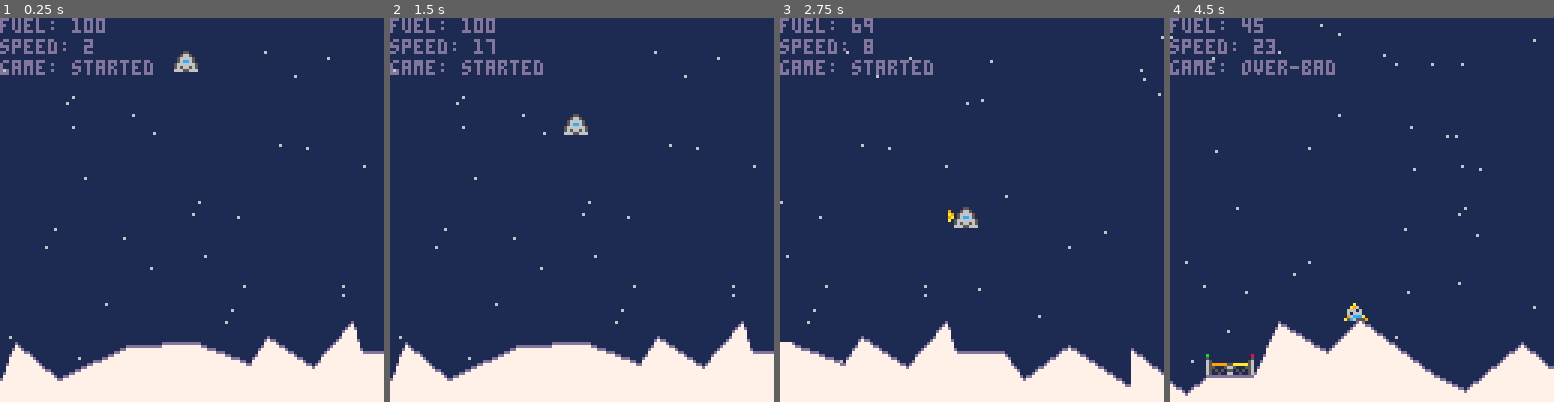
Above: before the commit, frames 1-4 (left to right).
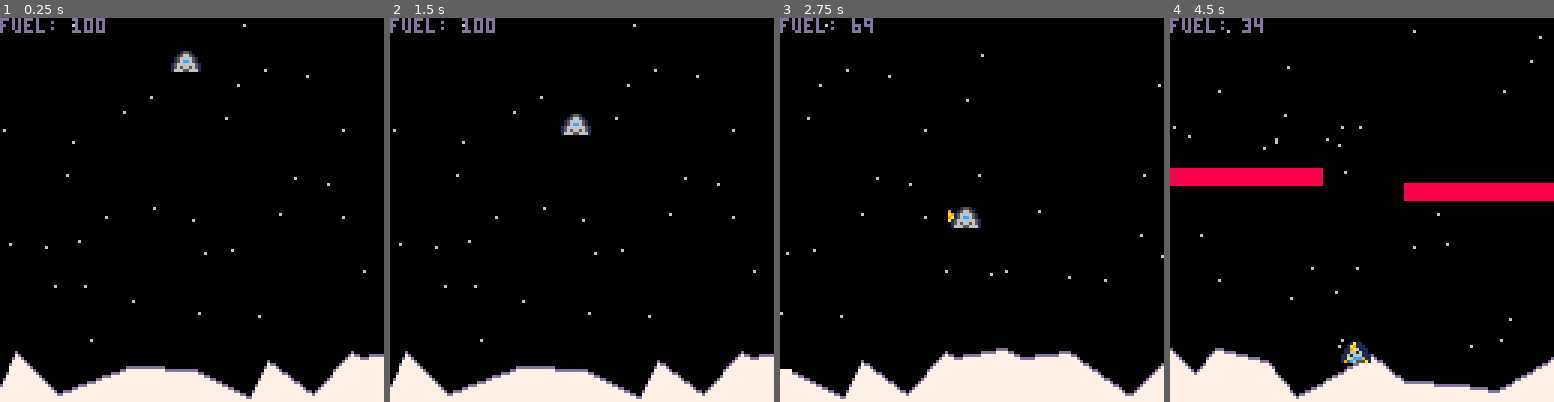
Above: after the commit, the same moments.

Repository: lewsid/moon-missions
Game: PICO-8 cartridge munlander.p8
Same seed, same stepped clock (60 frames per second), same inputs: the game is played once before the commit and once after it.
Inputs:
- Up to frame 1 (0.25 s): no input
- Up to frame 2 (1.5 s): no input
- Up to frame 3 (2.75 s): hold Right 1.6-2.1 s; hold Up 2.15-2.42 s; hold Right from 2.47 s (still down)
- Up to frame 4 (4.5 s): release Right at 3.03 s; hold Left 3.08-3.58 s; hold Right from 4.02 s (still down)

The runs differ from the first frame. In frame 1, 93% of the frame differs, in the area x 0-100%, y 0-100%; in frame 2, 93%; in frame 3, 92%; in frame 4, 94%.

Commit message:
uncontrolled iteration

Diff:
--- a/munlander.p8
+++ b/munlander.p8
@@ -1,11 +1,12 @@
 pico-8 cartridge // http://www.pico-8.com
 version 27
 __lua__
--- mun lander alpha.0.5
+-- mun lander alpha.0.6
 -- by lewsidboi, 2020
 
 --game parameters
 start_fuel=100
+base_ground=110
 frame=0
 seconds=0
 gravity=.02
@@ -13,25 +14,27 @@
 start_x=58
 start_y=10
 last_edge=0
+game=nil
 
 --tables
-game={}
 ship={}
 death_points={}
 ground_lines={}
 cam={}
 stars={}
 pad={}
+flag={sprite=2,drop_sprite=7}
+banner={good=11,bad=8,left=0,right=128}
 
 function _init()
-	gen_ship(start_x,start_y,0,.2)
- gen_pad()
- gen_ground()
- gen_stars()
+	init_ship(start_x,start_y,0,.2)
+ init_pad(128,80)
+ init_ground()
+ init_stars()
 end
 
 function _draw()
-	cls(1)
+	cls()
 
 	draw_pad()
 	draw_ground()
@@ -39,15 +42,7 @@
 
 	foreach(stars, draw_star)
 
-	print("fuel: "..ship.fuel,cam.x,0,13)
-	print("speed: "..ship.speed,cam.x,7,13)
- print("game: "..game,cam.x,14,13)
-
- --plant flag
-	--if(game=="over") then
-	-- spr(2,ship.x+8,ship.y)
-	--end
-
+ draw_ui()
 end
 
 function _update()
@@ -55,8 +50,8 @@
 	seconds=frame/30
 	frame=frame+1
 
- gen_ground()
- gen_stars()
+ init_ground()
+ init_stars()
 
 	ship.speed=flr((ship.dy*100)/5)
 
@@ -65,21 +60,21 @@
 	check_end()
 end
 -->8
---gens
-
-function gen_pad()
+--inits
+
+function init_pad(base_x,base_y)
 	pad=
 	{
 		sprite=8,
 		width=16,
 		height=16,
 		surface=12,
-		x=rnd(128)+128,
-		y=rnd(10)+100,
+		x=rnd(128)+base_x,
+		y=rnd(10)+base_y,
 	}
 end
 
-function gen_ship(start_x, start_y, start_dx, start_dy)
+function init_ship()
 	--up_sprite: 3 = off, 4 = on, 5 = on-alt
 	--left_sprite: 19 = off, 20 = on, 21 = on-alt
 	--right_sprite: 19 = off, 22 = on, 23 = on-alt
@@ -87,6 +82,7 @@
 	ship=
 	{
 		sprite=1,
+		drop_sprite=6,
 		x=start_x,
 		y=start_y,
 		dx=0,
@@ -108,20 +104,20 @@
 	return ship
 end
 
-function gen_ground()
+function init_ground()
 	distance=128
 	distance+=ship.x+128
 
 	while (last_edge<distance) do
 		new_edge=0
-		new_top=100+rnd(28)
+		new_top=base_ground+rnd(128-base_ground)
 
 		if(#ground_lines>0) then
 			new_edge=last_edge+rnd(25)
 		end
 
 		--check for the pad
-		if(new_edge>=pad.x-5 and
+		if(new_edge>=pad.x-8 and
 		 new_edge<=pad.x+pad.width) then
 	 	new_edge=pad.x
 	 	new_top=pad.y+pad.height
@@ -139,16 +135,16 @@
 	end
 end
 
-function gen_stars()
+function init_stars()
   screen=flr(cam.x/128)
   if(#stars<60*screen+1) then
   	for i=1,60 do
   	 --place stars up to one
   	 --screen away so we don't
   	 --see them spawn in
-				star = {
+				star={
 					x=rnd(screen+1*256)+screen*256,
-					y=rnd(115)
+					y=rnd(base_ground)
 				}
 		 	add(stars,star)
 			end
@@ -258,7 +254,7 @@
 function above_ground()
  if(ship.x<cam.x) then
   --ship is off screen
-  if(flr(ship.y)+ship.height>110) then
+  if(flr(ship.y)+ship.height>base_ground) then
   	return false
   end
  elseif(#death_points>1 and
@@ -293,6 +289,21 @@
 -->8
 --draws
 
+function draw_ui()
+	print("fuel: "..ship.fuel,cam.x,0,13)
+	--print("speed: "..ship.speed,cam.x,7,13)
+ --print("game: "..game,cam.x,14,13)
+
+	if(game=="over-good") then
+ 	draw_banner(banner.good,
+			"mission accomplished",25)
+	elseif(game=="over-bad" or
+		game=="over-okay") then
+		draw_banner(banner.bad,
+			"mission failed",35)
+	end
+end
+
 function draw_ship()
 	--ship crashed, burn
 	if(ship.alive==0) then
@@ -307,19 +318,27 @@
 	camera(cam.x)
 
 	--ship
-	spr(ship.sprite, ship.x, ship.y)
+	spr(ship.drop_sprite,ship.x+1,ship.y)
+	spr(ship.drop_sprite,ship.x-1,ship.y)
+	spr(ship.sprite,ship.x,ship.y)
 
 	--thrust
-	spr(ship.up_sprite, ship.x, ship.y + 8)
-	spr(ship.left_sprite, ship.x - 2, ship.y)
-	spr(ship.right_sprite, ship.x + 2, ship.y)
-
+	spr(ship.up_sprite,ship.x, ship.y + 8)
+	spr(ship.left_sprite,ship.x-2,ship.y)
+	spr(ship.right_sprite,ship.x+2,ship.y)
+
+	--raise flag
+	if(game=="over-good") then
+	 spr(flag.drop_sprite,ship.x+2,ship.y-7)
+	 spr(flag.drop_sprite,ship.x+4,ship.y-7)
+ 	spr(flag.sprite,ship.x+3,ship.y-7)
+ end
 end
 
 function draw_star(star)
 	--draw star if nothing else is there
-	if(pget(star.x, star.y) != 7) then
-		pset(star.x, star.y, 6)
+	if(pget(star.x,star.y)!=7) then
+		pset(star.x,star.y,6)
 	end
 end
 
@@ -327,27 +346,22 @@
 	for i=1,#ground_lines-1 do
 	 if(ground_lines[i+1].x>=flr(cam.x)-10
 	  and ground_lines[i+1].x<cam.x+256) then
-		 for j=0, 28 do
+		 --fill lines
+		 for j=0,base_ground-pad.y+1 do
 			 line(ground_lines[i].x,
 			  ground_lines[i].y+j,
 			  ground_lines[i+1].x,
 			  ground_lines[i+1].y+j,7)
 		 end
-	 	line(ground_lines[i].x,
-			 ground_lines[i].y,
-			 ground_lines[i+1].x,
-			 ground_lines[i+1].y, 7)
-		 line(ground_lines[i].x,
-			 ground_lines[i].y,
-			 ground_lines[i].x, 128, 7)
 	 end
 	end
 
-	--search for and store the visible tops
-	distance=ship.x + 128
+	--search for and store
+	--the visible tops
+	distance=ship.x+128
 	for x=flr(cam.x), distance do
-		for y=100,128 do
-			if(pget(x,y) == 7) then
+		for y=base_ground-pad.y,128 do
+			if(pget(x,y)==7) then
 				death_points[x]=y
 				break --stop at the top
 			end
@@ -355,7 +369,7 @@
 	end
 
 	--highlight the death line
-	for i=flr(cam.x), #death_points do
+	for i=flr(cam.x),#death_points do
 		pset(i,death_points[i],13)
 	end
 
@@ -372,20 +386,38 @@
  		2,2)
  end
 end
+
+function draw_banner(which,message,offset)
+ if(banner.left<128) then
+ 	banner.left+=10
+ end
+ if(banner.right>0) then
+ 	banner.right-=10
+ end
+	rectfill(cam.x,50,
+  cam.x+banner.left,55,which)
+ rectfill(cam.x+128,55,
+ 	cam.x+banner.right,60,which)
+
+	if(banner.left>=128) then
+		print(message,cam.x+offset+1,54,1)
+ 	print(message,cam.x+offset,53,7)
+	end
+end
 __gfx__
 00000000000000000000000000000000000aa000000aa00000000000000000000000000000000000000000000000000000000000000000000000000000000000
-0000000000055000000000000000000009a99a900a9aa9a000000000000000000000000000000000000000000000000000000000000000000000000000000000
-00700700005665000dc9ac0000000000009aa90000a99a0000000000000000000000000000000000000000000000000000000000000000000000000000000000
-00077000056666500d9aaac00000000000099000000aa00000000000000000000000000000000000000000000000000000000000000000000000000000000000
-00077000056cc6500dc9ac0000000000000000000000000000000000000000000000000000000000000000000000000000000000000000000000000000000000
-00700700566666650d00000000000000000000000000000000000000000000000000000000000000000000000000000000000000000000000000000000000000
-00000000565665650d00000000000000000000000000000000000000000000000000000000000000000000000000000000000000000000000000000000000000
-00000000666556660d00000000000000000000000000000000000000000000000000000000000000000000000000000000000000000000000000000000000000
+0000000000055000000000000000000009a99a900a9aa9a000011000000000000000000000000000000000000000000000000000000000000000000000000000
+00700700005665000dc9ac0000000000009aa90000a99a0000111100011111000000000000000000000000000000000000000000000000000000000000000000
+00077000056666500d9aaac00000000000099000000aa00001111110011111100000000000000000000000000000000000000000000000000000000000000000
+00077000056cc6500dc9ac0000000000000000000000000001111110011111000000000000000000000000000000000000000000000000000000000000000000
+00700700566666650d00000000000000000000000000000011111111010000000000000000000000000000000000000000000000000000000000000000000000
+00000000565665650d00000000000000000000000000000011111111010000000000000000000000000000000000000000000000000000000000000000000000
+00000000666556660d00000000000000000000000000000011111111010000000000000000000000000000000000000000000000000000000000000000000000
 00000000000000000000000000000000000000000000000000000000000000000000000000000000000000000000000000000000000000000000000000000000
 00000000000a00000000000000000000000000000000000000000000000000000000000000000000b00000000000000800000000000000000000000000000000
 0000000000a90000000a00000000000090000000a0000000000000090000000a5000000000000005500000000000000500000000000000000000000000000000
 00000000009a600000a9600000000000a90000009a0000000000009a000000a96500000000000056650000000000005600000000000000000000000000000000
-000000000066060000660600000000009a000000a9000000000000a90000009a65aaaaa559999956659999955aaaaa5600000000000000000000000000000000
+000000000066060000660600000000009a000000a9000000000000a90000009a65aaaaaa9999995665999999aaaaaa5600000000000000000000000000000000
 00000000060666000606660000000000a0000000900000000000000a000000096550005665000556655000566500055600000000000000000000000000000000
 000000000a6ccc90096ccca000000000000000000000000000000000000000006505050550505056650505055050505600000000000000000000000000000000
 0000000095c6555aa5c6555900000000000000000000000000000000000000006500500660050056650050066005005600000000000000000000000000000000
